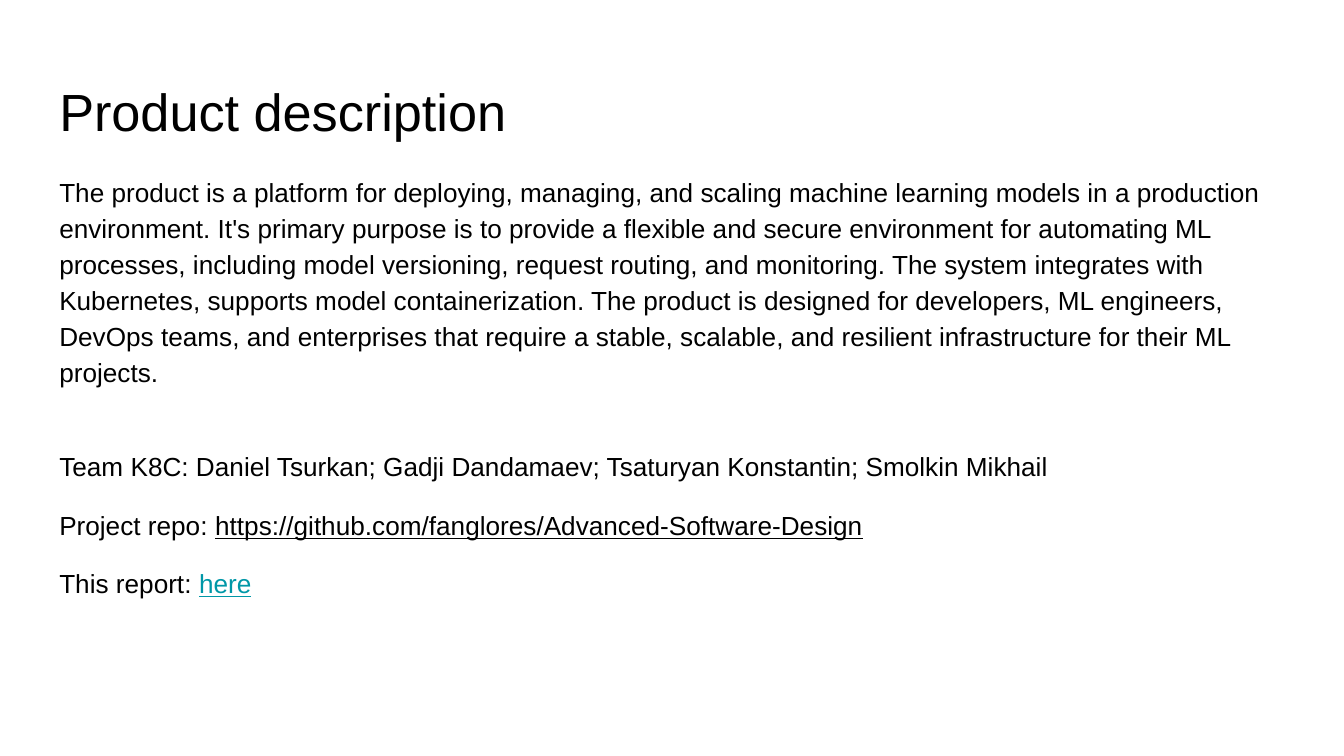
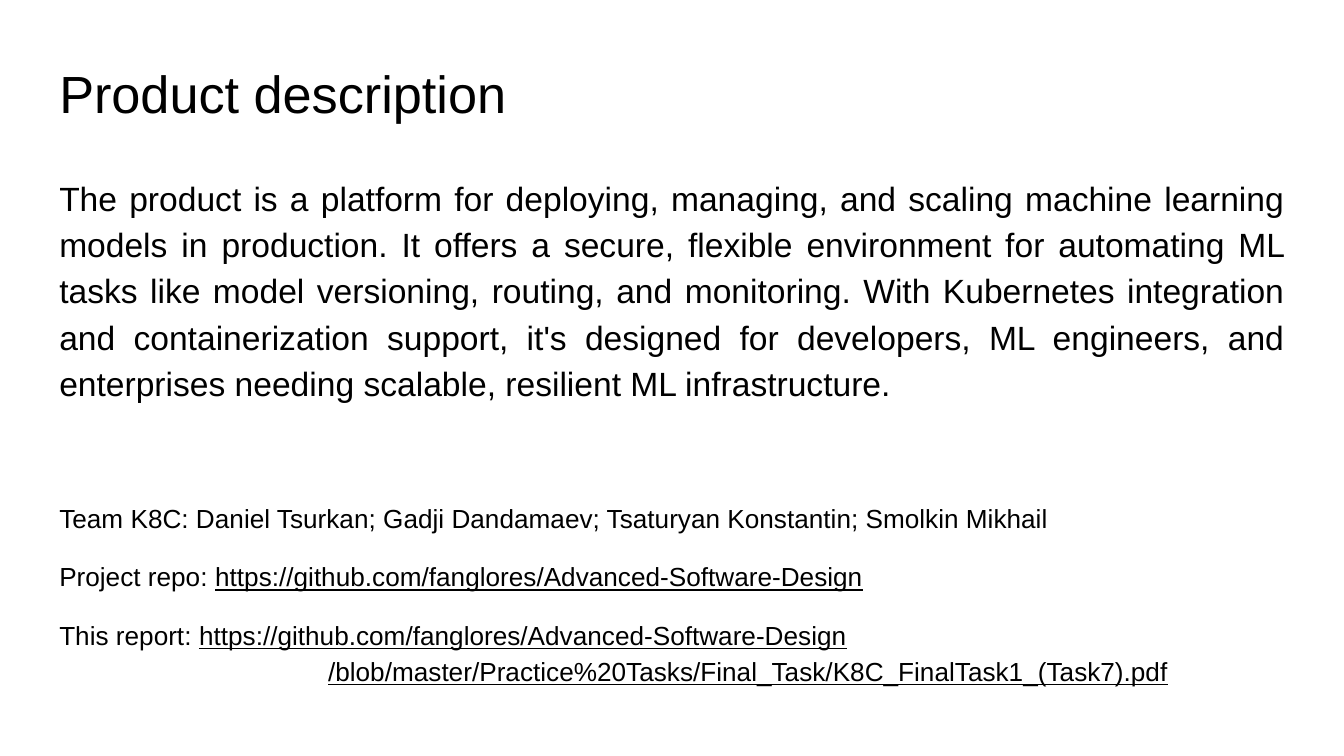
Before and after one commit to fanglores/Advanced-Software-Design, a slide deck: slide 2 of Practice Tasks/Final_Task/K8C_FinalTask1_(Task7).pptx. Drawn at 1344x756 pixels with LibreOffice and Linux fonts; fonts in the diff are those of the drawing. Boxes give left, top, right and bottom in pixels: in the first picture for what was removed or moved away, otherwise in the second. Text is boxed around its words. In the diff, an @@ line names an element or a change of style, - is before the commit and + after.

Commit message:
move task3 data into final task

```diff
--- a/Practice Tasks/Final_Task/K8C_FinalTask1_(Task7).pptx
+++ b/Practice Tasks/Final_Task/K8C_FinalTask1_(Task7).pptx
@@ title "Product description": place and size @@
-title "Product description" at (59,93,507,141)
+title "Product description" at (59,75,507,124)
@@ text at (59,186,1285,402): text changed; size 14 to 18 pt @@
-The product is a platform for deploying, managing, and scaling machine learning models in a production environment. It's primary purpose is to provide a flexible and secure environment for automating ML processes, including model versioning, request routing, and monitoring. The system integrates with Kubernetes, supports model containerization. The product is designed for developers, ML engineers, DevOps teams, and enterprises that require a stable, scalable, and resilient infrastructure for their ML projects.
+The product is a platform for deploying, managing, and scaling machine learning models in production. It offers a secure, flexible environment for automating ML tasks like model versioning, routing, and monitoring. With Kubernetes integration and containerization support, it's designed for developers, ML engineers, and enterprises needing scalable, resilient ML infrastructure.
@@ text at (59,626,1167,687): text changed @@
-This report: here
+This report: https://github.com/fanglores/Advanced-Software-Design
+/blob/master/Practice%20Tasks/Final_Task/K8C_FinalTask1_(Task7).pdf
```
Also in this commit, not shown: 7 other slides changed, 3 slides removed, 1 other file.
